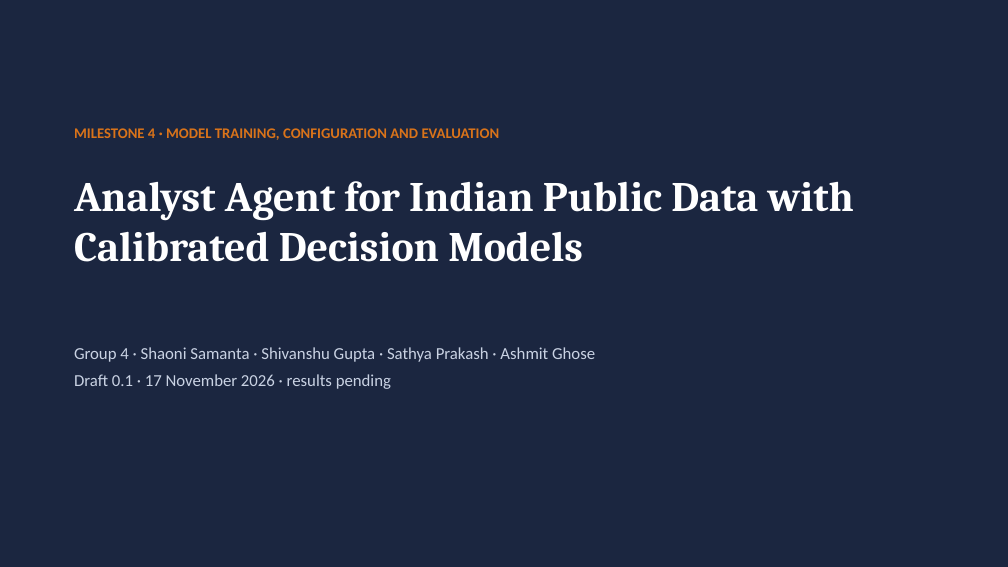
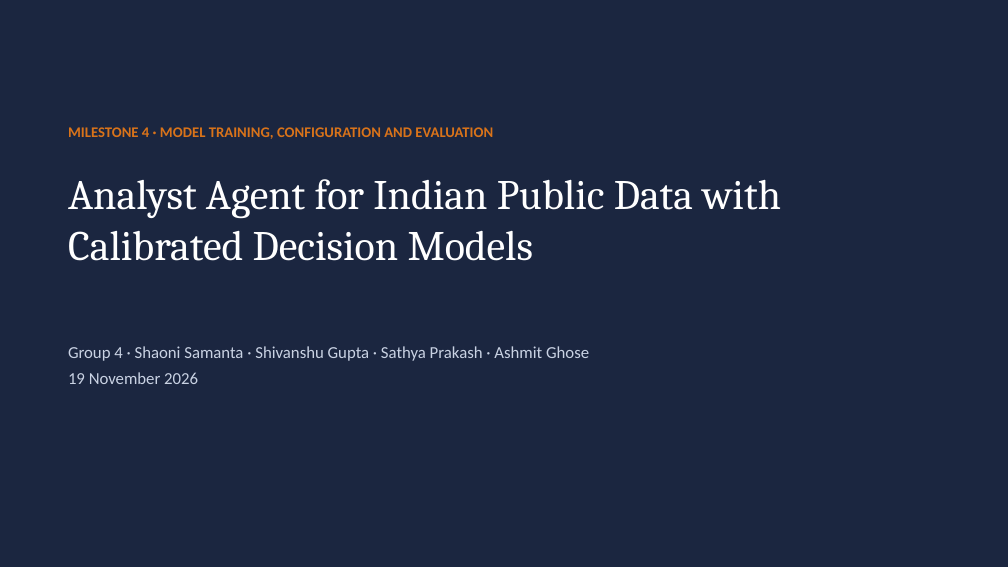
Before and after one commit to sathyaIITM/Group-4-DS-and-AI-Lab-Project, a slide deck: slide 1 of docs/milestones/Milestone4_TA_Presentation.pptx. Drawn at 1008x567 pixels with LibreOffice and Linux fonts; fonts in the diff are those of the drawing. Boxes give left, top, right and bottom in pixels: in the first picture for what was removed or moved away, otherwise in the second. Text is boxed around its words. In the diff, an @@ line names an element or a change of style, - is before the commit and + after.

Commit message:
DOC: Milestone 4 slides (18, both parts, version glosses); report: E2 closed, Laya plan, calibration wording corrected

```diff
--- a/docs/milestones/Milestone4_TA_Presentation.pptx
+++ b/docs/milestones/Milestone4_TA_Presentation.pptx
@@ text "MILESTONE 4 · MODEL TRAINING, ..." at bbox=[68, 127, 493, 139]: more space between paragraphs @@
@@ text "Analyst Agent for Indian Public ..." at bbox=[68, 179, 781, 261]: bold off; more space between paragraphs @@
@@ text at bbox=[68, 346, 589, 361]: more space between paragraphs @@
@@ text at bbox=[68, 372, 198, 384]: text changed @@
-Draft 0.1 · 17 November 2026 · results pending
+19 November 2026
```
Also in this commit, not shown: 4 other slides changed, 13 slides added, 8 slides removed, 1 other file.
